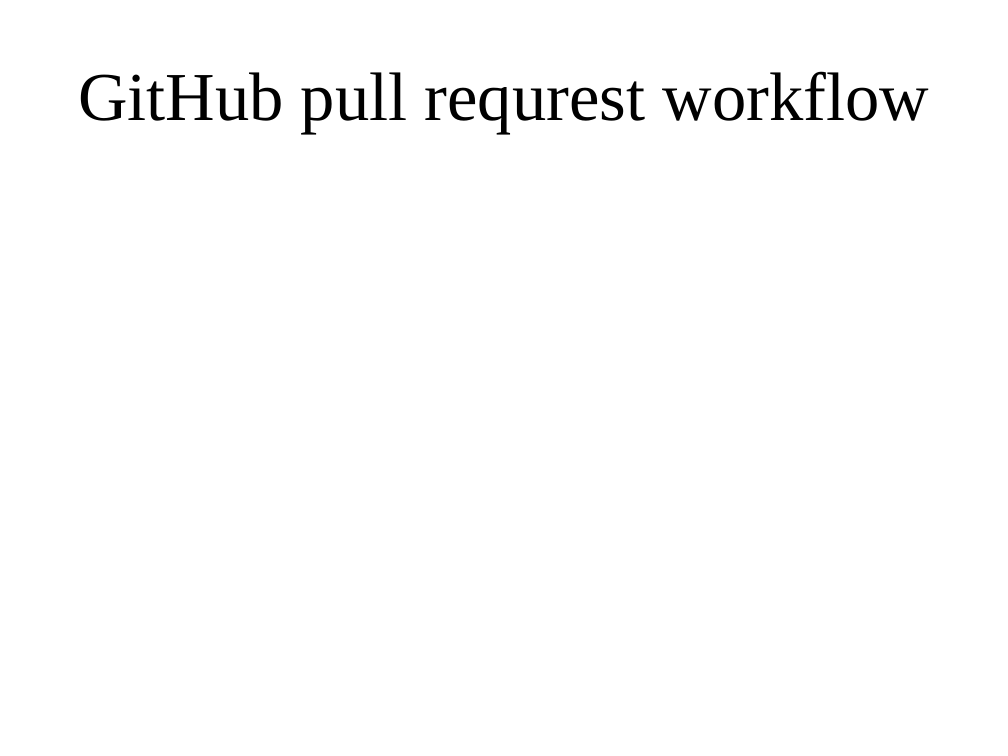
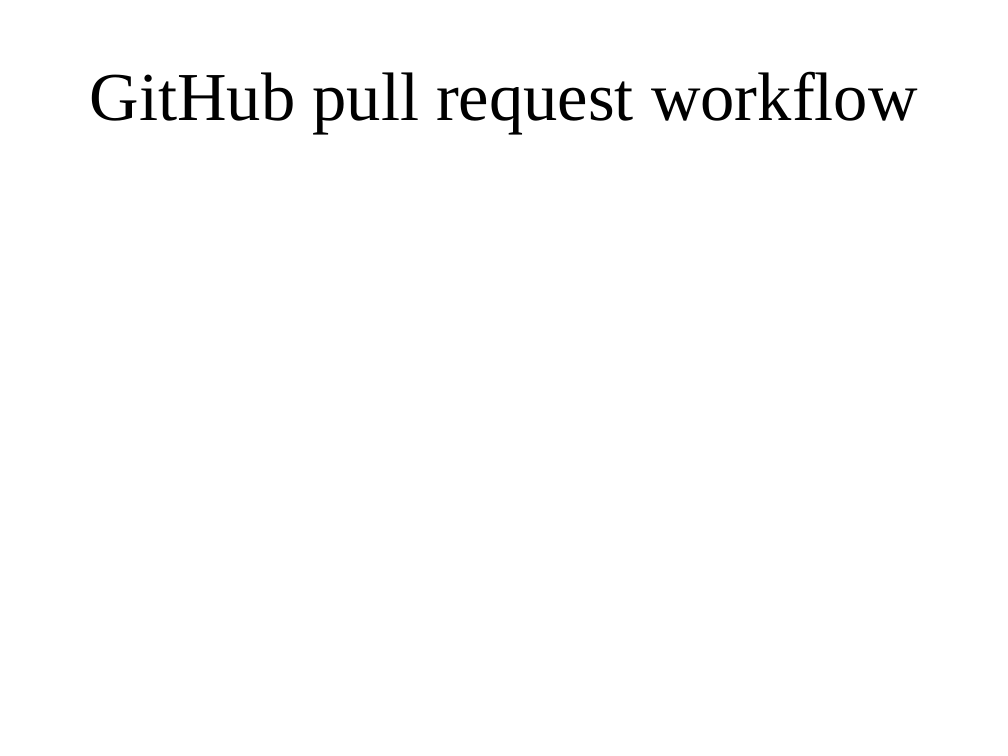
Before and after one commit to amueller/applied_ml_spring_2017, a slide deck: slide 22 of slides/aml-02-012317.odp. Drawn at 1008x756 pixels with LibreOffice and Linux fonts; fonts in the diff are those of the drawing. Boxes give left, top, right and bottom in pixels: in the first picture for what was removed or moved away, otherwise in the second. Text is boxed around its words. In the diff, an @@ line names an element or a change of style, - is before the commit and + after.

```diff
--- a/slides/aml-02-012317.odp
+++ b/slides/aml-02-012317.odp
@@ title at <box>90,71,918,134</box>: text changed @@
-GitHub pull requrest workflow
+GitHub pull request workflow
```
Also in this commit, not shown: 3 other slides changed, 6 slides added, 1 slide removed.
